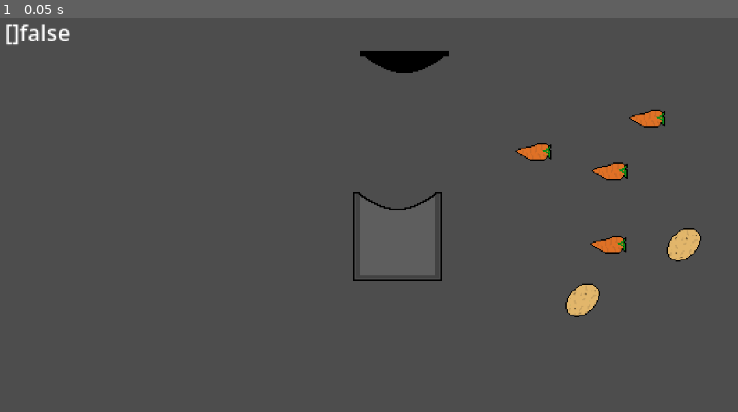
Above: before the commit, frame 1.
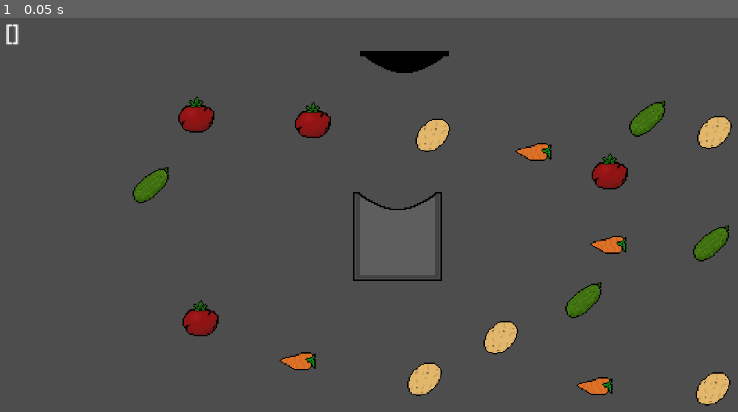
Above: after the commit, the same moment.

Repository: Olikli55/CookingGamePrototype
Game: Godot game, scene res://Scenes/level.tscn
Same seed, same stepped clock (60 frames per second), same inputs: the game is played once before the commit and once after it.
Inputs:
- Up to frame 1 (0.05 s): no input

The runs differ from the first frame. In frame 1, 4.6% of the frame differs, in the area x 2-100%, y 1-99%.

Commit message:
new assets, resources,game mechanics
new assets like tomato, cucamber. cooking is actually possible with the new resources like recipe resource and meal resource (output)

Diff:
--- a/Resources/Ingredients/Carrot.tres
+++ b/Resources/Ingredients/Carrot.tres
@@ -1,6 +1,6 @@
 [gd_resource type="Resource" script_class="Ingredient" format=3 uid="uid://d3pe1xlukqehp"]
 
-[ext_resource type="Script" uid="uid://bh3xlidkroi7r" path="res://Scripts/ResourcesScripts/ingredient_resourc.gd" id="1_jrthp"]
+[ext_resource type="Script" uid="uid://bh3xlidkroi7r" path="res://Scripts/ResourcesScripts/ingredient_resource.gd" id="1_jrthp"]
 [ext_resource type="Texture2D" uid="uid://dofw8e5wd7l6y" path="res://Assets/Carrot.png" id="2_jrthp"]
 
 [resource]
--- /dev/null
+++ b/Resources/Ingredients/Cucamber.tres
@@ -0,0 +1,10 @@
+[gd_resource type="Resource" script_class="Ingredient" format=3 uid="uid://b86nv208ok6hj"]
+
+[ext_resource type="Script" uid="uid://bh3xlidkroi7r" path="res://Scripts/ResourcesScripts/ingredient_resource.gd" id="1_mlj76"]
+[ext_resource type="Texture2D" uid="uid://n5ptsid1kxcn" path="res://Assets/Cucamber.png" id="2_kqr8v"]
+
+[resource]
+script = ExtResource("1_mlj76")
+texture = ExtResource("2_kqr8v")
+name = "Cucamber"
+metadata/_custom_type_script = "uid://bh3xlidkroi7r"
--- a/Resources/Ingredients/Potato.tres
+++ b/Resources/Ingredients/Potato.tres
@@ -1,6 +1,6 @@
 [gd_resource type="Resource" script_class="Ingredient" format=3 uid="uid://cqc84wtb45qw3"]
 
-[ext_resource type="Script" uid="uid://bh3xlidkroi7r" path="res://Scripts/ResourcesScripts/ingredient_resourc.gd" id="1_yp5pn"]
+[ext_resource type="Script" uid="uid://bh3xlidkroi7r" path="res://Scripts/ResourcesScripts/ingredient_resource.gd" id="1_yp5pn"]
 [ext_resource type="Texture2D" uid="uid://t4wc06ltsc0t" path="res://Assets/Potato.png" id="2_2j33n"]
 
 [resource]
--- /dev/null
+++ b/Resources/Ingredients/Tomato.tres
@@ -0,0 +1,10 @@
+[gd_resource type="Resource" script_class="Ingredient" format=3 uid="uid://kps1i8aoyago"]
+
+[ext_resource type="Script" uid="uid://bh3xlidkroi7r" path="res://Scripts/ResourcesScripts/ingredient_resource.gd" id="1_letg4"]
+[ext_resource type="Texture2D" uid="uid://cs8iw65j826de" path="res://Assets/Tomato.png" id="2_27xmk"]
+
+[resource]
+script = ExtResource("1_letg4")
+texture = ExtResource("2_27xmk")
+name = "Tomato"
+metadata/_custom_type_script = "uid://bh3xlidkroi7r"
--- /dev/null
+++ b/Resources/Meals/PotatoSoupMeal.tres
@@ -0,0 +1,11 @@
+[gd_resource type="Resource" script_class="Meal" format=3 uid="uid://cupqscn1yyutj"]
+
+[ext_resource type="Script" uid="uid://csvol717v8lgf" path="res://Scripts/ResourcesScripts/meals.gd" id="1_8r3rr"]
+[ext_resource type="Texture2D" uid="uid://bug8jtn67wrxm" path="res://Assets/PotatoSoup.png" id="2_ehh8d"]
+
+[resource]
+script = ExtResource("1_8r3rr")
+texture = ExtResource("2_ehh8d")
+name = "Potato Soup"
+sellCost = 200
+metadata/_custom_type_script = "uid://csvol717v8lgf"
--- /dev/null
+++ b/Resources/Recipes/PotatoSoupRecipe.tres
@@ -0,0 +1,14 @@
+[gd_resource type="Resource" script_class="IngredientRecipe" format=3 uid="uid://bm5ttym18v1ly"]
+
+[ext_resource type="Script" uid="uid://bh3xlidkroi7r" path="res://Scripts/ResourcesScripts/ingredient_resource.gd" id="1_iu0dn"]
+[ext_resource type="Resource" uid="uid://d3pe1xlukqehp" path="res://Resources/Ingredients/Carrot.tres" id="2_0jwt0"]
+[ext_resource type="Resource" uid="uid://cqc84wtb45qw3" path="res://Resources/Ingredients/Potato.tres" id="3_3roc3"]
+[ext_resource type="Resource" uid="uid://cupqscn1yyutj" path="res://Resources/Meals/PotatoSoupMeal.tres" id="4_0jwt0"]
+[ext_resource type="Script" uid="uid://ct2ld7a7qnr0r" path="res://Scripts/ResourcesScripts/recipes_resource.gd" id="4_w481t"]
+
+[resource]
+script = ExtResource("4_w481t")
+name = "Carrot and potato soup"
+ingredients = Array[ExtResource("1_iu0dn")]([ExtResource("2_0jwt0"), ExtResource("2_0jwt0"), ExtResource("3_3roc3"), ExtResource("3_3roc3")])
+output = ExtResource("4_0jwt0")
+metadata/_custom_type_script = "uid://ct2ld7a7qnr0r"
--- a/Scenes/draggable_component.tscn
+++ b/Scenes/draggable_component.tscn
@@ -2,6 +2,5 @@
 
 [ext_resource type="Script" uid="uid://lehrjgl7xqy4" path="res://Scripts/draggable_component.gd" id="1_m0lyo"]
 
-[node name="DraggableComponent" type="Node2D" unique_id=210585027 node_paths=PackedStringArray("hitbox")]
+[node name="DraggableComponent" type="Node" unique_id=906568239]
 script = ExtResource("1_m0lyo")
-hitbox = NodePath("")
--- a/Scenes/level.tscn
+++ b/Scenes/level.tscn
@@ -4,11 +4,14 @@
 [ext_resource type="PackedScene" uid="uid://d14l6rfyi83yg" path="res://Scenes/pot_cover.tscn" id="2_k5f4k"]
 [ext_resource type="PackedScene" uid="uid://dy6sgkcan5iik" path="res://Scenes/ingredient.tscn" id="3_6phgx"]
 [ext_resource type="Script" uid="uid://cxfx2pikwaw81" path="res://Scripts/labelTESTING.gd" id="4_81xng"]
+[ext_resource type="Resource" uid="uid://kps1i8aoyago" path="res://Resources/Ingredients/Tomato.tres" id="5_0f350"]
+[ext_resource type="Resource" uid="uid://b86nv208ok6hj" path="res://Resources/Ingredients/Cucamber.tres" id="5_8c0lf"]
 [ext_resource type="Resource" uid="uid://cqc84wtb45qw3" path="res://Resources/Ingredients/Potato.tres" id="5_wqkje"]
 
 [node name="Level" type="Node2D" unique_id=1013886309]
 
-[node name="Pot" parent="." unique_id=733976009 instance=ExtResource("1_tumq0")]
+[node name="Pot" parent="." unique_id=733976009 node_paths=PackedStringArray("mealsObjects") instance=ExtResource("1_tumq0")]
+mealsObjects = NodePath("../Meals")
 
 [node name="PotCover" parent="." unique_id=171613539 instance=ExtResource("2_k5f4k")]
 position = Vector2(5, -126)
@@ -23,22 +26,70 @@
 offset_bottom = -118.0
 script = ExtResource("4_81xng")
 
-[node name="Ingredient" parent="." unique_id=478603334 instance=ExtResource("3_6phgx")]
+[node name="Ingredients" type="Node2D" parent="." unique_id=922630110]
+
+[node name="Ingredient1" parent="Ingredients" unique_id=478603334 instance=ExtResource("3_6phgx")]
 position = Vector2(180, -85)
+ingredient = ExtResource("5_8c0lf")
 
-[node name="Ingredient2" parent="." unique_id=145808714 instance=ExtResource("3_6phgx")]
+[node name="Ingredient2" parent="Ingredients" unique_id=145808714 instance=ExtResource("3_6phgx")]
 position = Vector2(98, -61)
 
-[node name="Ingredient3" parent="." unique_id=942539979 instance=ExtResource("3_6phgx")]
+[node name="Ingredient3" parent="Ingredients" unique_id=942539979 instance=ExtResource("3_6phgx")]
 position = Vector2(152, 6)
 
-[node name="Ingredient4" parent="." unique_id=1772810876 instance=ExtResource("3_6phgx")]
+[node name="Ingredient4" parent="Ingredients" unique_id=1772810876 instance=ExtResource("3_6phgx")]
 position = Vector2(153, -47)
+ingredient = ExtResource("5_0f350")
 
-[node name="Ingredient5" parent="." unique_id=197894952 instance=ExtResource("3_6phgx")]
+[node name="Ingredient5" parent="Ingredients" unique_id=197894952 instance=ExtResource("3_6phgx")]
 position = Vector2(134, 46)
+ingredient = ExtResource("5_8c0lf")
+
+[node name="Ingredient6" parent="Ingredients" unique_id=1055948305 instance=ExtResource("3_6phgx")]
+position = Vector2(-61, -84)
+ingredient = ExtResource("5_0f350")
+
+[node name="Ingredient7" parent="Ingredients" unique_id=1366028790 instance=ExtResource("3_6phgx")]
+position = Vector2(229, -75)
 ingredient = ExtResource("5_wqkje")
 
-[node name="Ingredient6" parent="." unique_id=1055948305 instance=ExtResource("3_6phgx")]
-position = Vector2(207, 6)
+[node name="Ingredient8" parent="Ingredients" unique_id=1762381609 instance=ExtResource("3_6phgx")]
+position = Vector2(26, -73)
 ingredient = ExtResource("5_wqkje")
+
+[node name="Ingredient9" parent="Ingredients" unique_id=653693429 instance=ExtResource("3_6phgx")]
+position = Vector2(75, 73)
+ingredient = ExtResource("5_wqkje")
+
+[node name="Ingredient10" parent="Ingredients" unique_id=2013481237 instance=ExtResource("3_6phgx")]
+position = Vector2(-142, 59)
+ingredient = ExtResource("5_0f350")
+
+[node name="Ingredient11" parent="Ingredients" unique_id=1008538584 instance=ExtResource("3_6phgx")]
+position = Vector2(-72, 90)
+
+[node name="Ingredient12" parent="Ingredients" unique_id=1181338110 instance=ExtResource("3_6phgx")]
+position = Vector2(228, 110)
+ingredient = ExtResource("5_wqkje")
+
+[node name="Ingredient13" parent="Ingredients" unique_id=1122846072 instance=ExtResource("3_6phgx")]
+position = Vector2(-178, -37)
+ingredient = ExtResource("5_8c0lf")
+
+[node name="Ingredient14" parent="Ingredients" unique_id=602675198 instance=ExtResource("3_6phgx")]
+position = Vector2(20, 103)
+ingredient = ExtResource("5_wqkje")
+
+[node name="Ingredient15" parent="Ingredients" unique_id=36953891 instance=ExtResource("3_6phgx")]
+position = Vector2(-145, -88)
+ingredient = ExtResource("5_0f350")
+
+[node name="Ingredient16" parent="Ingredients" unique_id=1727466140 instance=ExtResource("3_6phgx")]
+position = Vector2(142, 108)
+
+[node name="Ingredient17" parent="Ingredients" unique_id=1323552018 instance=ExtResource("3_6phgx")]
+position = Vector2(226, 5)
+ingredient = ExtResource("5_8c0lf")
+
+[node name="Meals" type="Node2D" parent="." unique_id=1629945370]
--- /dev/null
+++ b/Scenes/meal.tscn
@@ -0,0 +1,28 @@
+[gd_scene format=3 uid="uid://dqsv5tvm5gxf3"]
+
+[ext_resource type="Script" uid="uid://3o8n3u62pw5s" path="res://Scripts/meal.gd" id="1_0hskh"]
+[ext_resource type="Texture2D" uid="uid://bug8jtn67wrxm" path="res://Assets/PotatoSoup.png" id="2_0hskh"]
+[ext_resource type="PackedScene" uid="uid://sopnhvwqr008" path="res://Scenes/draggable_component.tscn" id="3_j4rbo"]
+[ext_resource type="PackedScene" uid="uid://cwrsvkjxxyphm" path="res://Scenes/movment_component.tscn" id="5_vtu7g"]
+
+[sub_resource type="RectangleShape2D" id="RectangleShape2D_h1bdj"]
+size = Vector2(32, 16)
+
+[node name="Meal" type="Node2D" unique_id=32901217]
+script = ExtResource("1_0hskh")
+
+[node name="Texture" type="Sprite2D" parent="." unique_id=752529201]
+scale = Vector2(0.8, 0.8)
+texture = ExtResource("2_0hskh")
+
+[node name="Hitbox" type="Area2D" parent="." unique_id=1011764974]
+
+[node name="CollisionShape2D" type="CollisionShape2D" parent="Hitbox" unique_id=1202575539]
+visible = false
+shape = SubResource("RectangleShape2D_h1bdj")
+
+[node name="DraggableComponent" parent="." unique_id=906568239 node_paths=PackedStringArray("hitbox", "movmentComponent") instance=ExtResource("3_j4rbo")]
+hitbox = NodePath("../Hitbox")
+movmentComponent = NodePath("../MovmentComponent")
+
+[node name="MovmentComponent" parent="." unique_id=545063129 instance=ExtResource("5_vtu7g")]
--- a/Scenes/movment_component.tscn
+++ b/Scenes/movment_component.tscn
@@ -2,5 +2,5 @@
 
 [ext_resource type="Script" uid="uid://io2l5bpbjfaf" path="res://Scripts/movment_component.gd" id="1_0lyj7"]
 
-[node name="MovmentComponent" type="Node2D" unique_id=216014733]
+[node name="MovmentComponent" type="Node" unique_id=545063129]
 script = ExtResource("1_0lyj7")
--- a/Scenes/pot.tscn
+++ b/Scenes/pot.tscn
@@ -3,12 +3,15 @@
 [ext_resource type="Texture2D" uid="uid://cq8nvf4esjk7g" path="res://Assets/CookingPotLid.png" id="1_b8ggh"]
 [ext_resource type="Texture2D" uid="uid://bmif5i7x4xtli" path="res://Assets/CokkingPot.png" id="1_cc2i1"]
 [ext_resource type="Script" uid="uid://mvsyrwpg4j21" path="res://Scripts/pot.gd" id="1_rj0eo"]
+[ext_resource type="Script" uid="uid://ct2ld7a7qnr0r" path="res://Scripts/ResourcesScripts/recipes_resource.gd" id="2_kvtqg"]
+[ext_resource type="Resource" uid="uid://bm5ttym18v1ly" path="res://Resources/Recipes/PotatoSoupRecipe.tres" id="3_sptmv"]
 
 [sub_resource type="RectangleShape2D" id="RectangleShape2D_rj0eo"]
 size = Vector2(20, 13.5)
 
 [node name="Pot" type="Node2D" unique_id=733976009]
 script = ExtResource("1_rj0eo")
+recipes = Array[ExtResource("2_kvtqg")]([ExtResource("3_sptmv")])
 
 [node name="CokkingPot" type="Sprite2D" parent="." unique_id=1799729411]
 texture = ExtResource("1_cc2i1")
--- a/Scenes/snap_component.tscn
+++ b/Scenes/snap_component.tscn
@@ -2,7 +2,5 @@
 
 [ext_resource type="Script" uid="uid://t3aibrkvbqqw" path="res://Scripts/snap_component.gd" id="1_y5upn"]
 
-[node name="SnapComponent" type="Node2D" unique_id=1225860492 node_paths=PackedStringArray("parent", "hitbox")]
+[node name="SnapComponent" type="Node" unique_id=1429519723]
 script = ExtResource("1_y5upn")
-parent = NodePath("")
-hitbox = NodePath("")
--- a/Scripts/Global.gd
+++ b/Scripts/Global.gd
@@ -1,6 +1,5 @@
 extends Node
 
 var itemListInPot:Array;
-var isPotClosed:bool = false;
 signal potClosed;
 signal potOpened;
--- /dev/null
+++ b/Scripts/ResourcesScripts/meals.gd
@@ -0,0 +1,7 @@
+class_name Meal
+extends Resource
+
+@export var texture:Texture2D
+@export var name:String
+
+@export var sellCost:int
--- /dev/null
+++ b/Scripts/ResourcesScripts/recipes_resource.gd
@@ -0,0 +1,7 @@
+class_name IngredientRecipe
+extends Resource
+
+@export var name:String;
+@export var ingredients:Array[Ingredient];
+
+@export var output:Meal
--- a/Scripts/draggable_component.gd
+++ b/Scripts/draggable_component.gd
@@ -1,5 +1,5 @@
 class_name DraggableComponent
-extends Node2D
+extends Node
 
 var velocity:= Vector2.ZERO;
 var isPickedUp:bool = false;
@@ -28,7 +28,7 @@
 		if Input.is_action_just_released("Dragg"):isPickedUp = false;
 
 
-		var mousePos:= get_global_mouse_position()
+		var mousePos:= parent.get_global_mouse_position()
 		var dist_to_mouse: = parent.global_position.distance_to(mousePos)
 		if dist_to_mouse > 6.0:
 			#drift twords mouse
--- a/Scripts/labelTESTING.gd
+++ b/Scripts/labelTESTING.gd
@@ -7,5 +7,5 @@
 
 
 # Called every frame. 'delta' is the elapsed time since the previous frame.
-func _process(delta: float) -> void:
-	text = str(Global.itemListInPot) + str(Global.isPotClosed)
+func _process(_delta: float) -> void:
+	text = str(Global.itemListInPot)
--- /dev/null
+++ b/Scripts/meal.gd
@@ -0,0 +1,9 @@
+class_name MealObject
+extends Node2D
+
+@onready var texture: Sprite2D = $Texture
+@export var meal:Meal;
+
+func _ready() -> void:
+
+	texture.texture = meal.texture
--- a/Scripts/movment_component.gd
+++ b/Scripts/movment_component.gd
@@ -1,5 +1,5 @@
 class_name MovmentComponent
-extends Node2D
+extends Node
 
 var velocity:= Vector2.ZERO
 var parent:Node2D;
--- a/Scripts/pot.gd
+++ b/Scripts/pot.gd
@@ -1,20 +1,40 @@
 extends Node2D
 
-
+@export var mealsObjects:Node2D
+@export var recipes:Array[IngredientRecipe]
+@onready var mealScene:= preload("res://Scenes/meal.tscn")
 func _ready() -> void:
 	pass
 
 
-func _process(delta: float) -> void:
-	pass
 
 
 func _on_hitbox_pot_cover_snap_area_entered(area: Area2D) -> void:
-	print( area.get_parent().get_groups())
 	if area.get_parent().get_groups().has("PotCover"):
 		Global.potClosed.emit()
+		cook()
 
 
 func _on_hitbox_pot_cover_snap_area_exited(area: Area2D) -> void:
 	if area.get_parent().get_groups().has("PotCover"):
 		Global.potOpened.emit()
+
+
+func cook() -> void:
+	for recipe:IngredientRecipe in recipes:
+		if recipe.ingredients.size() != Global.itemListInPot.size():
+			print("sorry wrong recipe");
+			print(Global.itemListInPot);
+			return;
+		for ingredient:Ingredient in recipe.ingredients:
+			if not Global.itemListInPot.has(ingredient.name):
+				print("sorry wrong recipe");
+				print(Global.itemListInPot);
+				return;
+
+		print("coocked: ", recipe.name);
+		var mealObject:MealObject = mealScene.instantiate();
+		mealObject.meal = recipe.output
+		await get_tree().process_frame
+		mealsObjects.add_child(mealObject)
+		Global.itemListInPot.clear()
--- a/Scripts/snap_component.gd
+++ b/Scripts/snap_component.gd
@@ -1,8 +1,8 @@
 class_name SnapComponent
-extends Node2D
+extends Node
 
 var enabled:bool = true
-@export var parent:Node2D;
+var parent:Node2D;
 @export var hitbox:Area2D;
 @export var snapPointGrupName:String;
 @export var dragComponent:DraggableComponent;
@@ -24,7 +24,7 @@
 	if snap:
 		var snapPos:Vector2 = snapObject.find_child("snapPoint", false).global_position;
 
-		if dragComponent.isPickedUp and snapPos.distance_to(get_global_mouse_position()) > 20:
+		if dragComponent.isPickedUp and snapPos.distance_to(parent.get_global_mouse_position()) > 20:
 			return
 
 		parent.global_position = snapPos
--- a/ingredient.gd
+++ b/ingredient.gd
@@ -1,7 +1,7 @@
 
 extends Node2D
 
-@export var texture: Sprite2D
+@onready var texture: Sprite2D = $Texture
 @export var snapComponent:SnapComponent
 @export var ingredient:Ingredient;
 
@@ -11,9 +11,6 @@
 	texture.texture = ingredient.texture
 
 
-func _process(delta: float) -> void:
-	pass
-
 
 func _on_snap_component_snapped() -> void:
 	Global.itemListInPot.append(ingredient.name)
Binary file changed: Assets/Carrot.png
Binary file added: Assets/Cucamber.png
Not shown, added: Assets/Cucamber.png.import
Binary file added: Assets/PotatoSoup.png
Not shown, added: Assets/PotatoSoup.png.import
Binary file added: Assets/Tomato.png
Not shown, added: Assets/Tomato.png.import
Renamed: Scripts/ResourcesScripts/ingredient_resourc.gd -> Scripts/ResourcesScripts/ingredient_resource.gd
Renamed: Scripts/ResourcesScripts/ingredient_resourc.gd.uid -> Scripts/ResourcesScripts/ingredient_resource.gd.uid
Not shown, added: Scripts/ResourcesScripts/meals.gd.uid
Not shown, added: Scripts/ResourcesScripts/recipes_resource.gd.uid
Not shown, added: Scripts/meal.gd.uid
